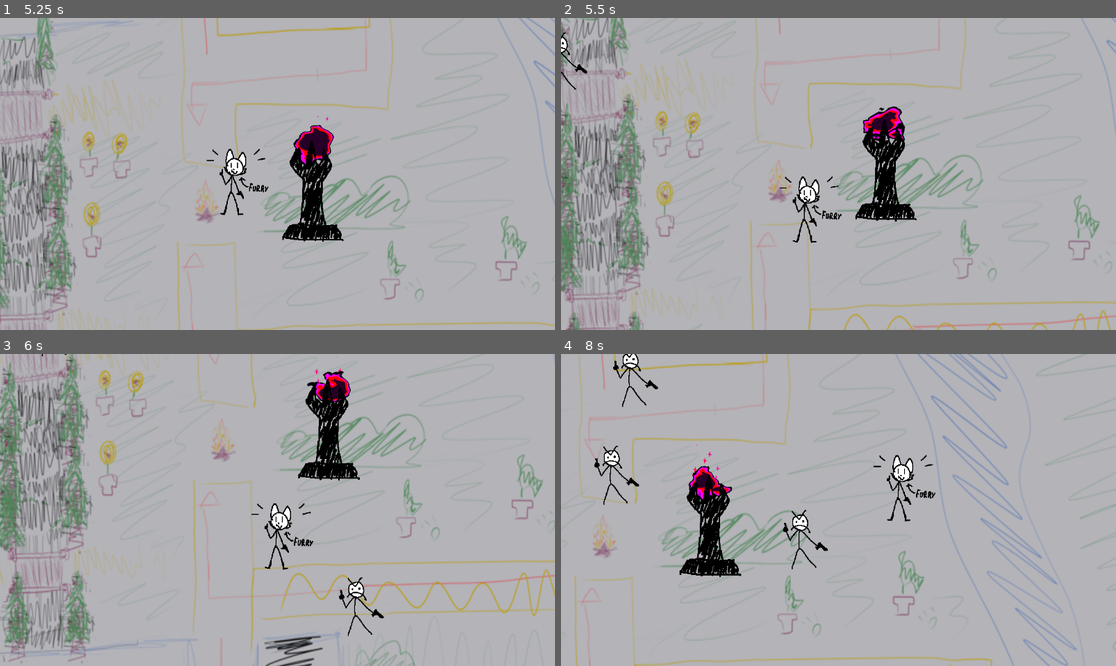
Above: before the commit, frames 1-4 (two rows, left to right).
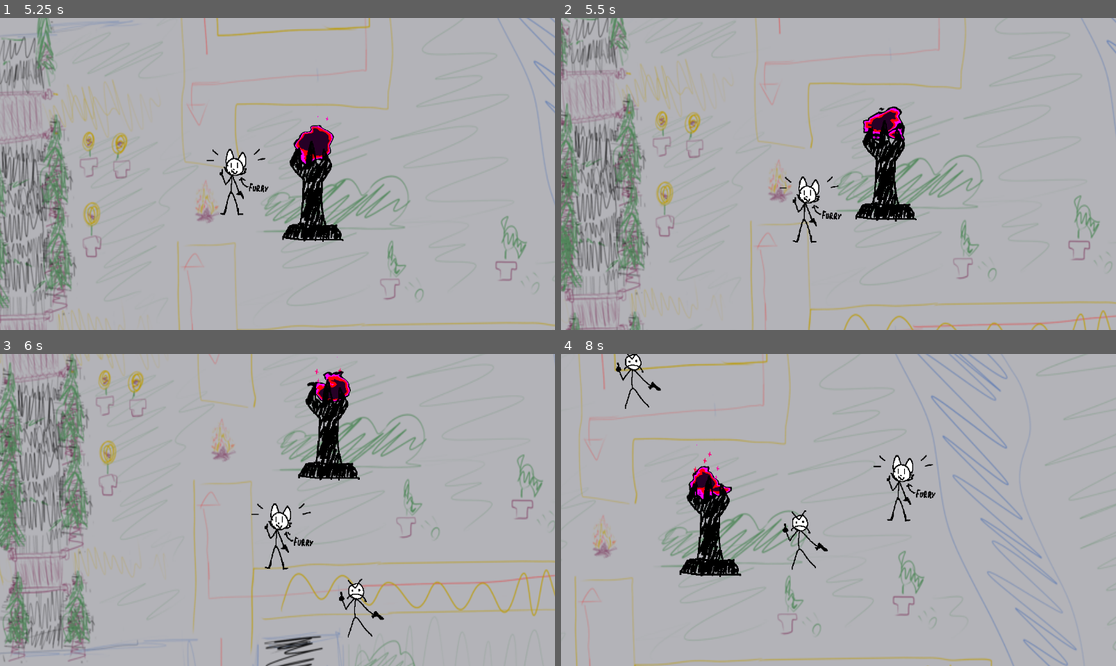
Above: after the commit, the same moments.

Repository: ndvrxd/cultism
Game: Godot game, scene res://scenes/world.tscn
The game is run twice, just before and just after one commit, with the same random seed, the same clock (stepped at 60 frames per second) and the same inputs.
Inputs:
- Up to frame 1 (5.25 s): hold D (right) 0.53-1.28 s; hold S (down) 1.28-2.03 s; hold D (right) 2.03-2.78 s; hold W (up) 2.78-3.53 s; hold A (left) 3.53-5.03 s; hold S (down) from 5.03 s (still down)
- Up to frame 2 (5.5 s): keep holding S (down)
- Up to frame 3 (6 s): release S (down) at 5.78 s; hold D (right) from 5.78 s (still down)
- Up to frame 4 (8 s): release D (right) at 6.53 s; hold W (up) 6.53-7.28 s; hold D (right) from 7.28 s (still down)

Frame 1 is identical in both runs. In frame 2, 0.1% of the frame differs, in the area x 0-5%, y 4-23%; in frame 3, 0.3%; in frame 4, 0.8%, in the area x 6-49%, y 0-70%.

Commit message:
(m) minor aggro logic changes

Diff:
--- a/cult-game-version-0.1/scripts/enemy_ai_basic.gd
+++ b/cult-game-version-0.1/scripts/enemy_ai_basic.gd
@@ -1,16 +1,18 @@
 extends EntityController
 
-const aggroCheckMaxTime:float = 1;
+const aggroCheckMaxTime:float = 2;
 var aggroCheckTimer:float = 0;
 
 # Called every frame. 'delta' is the elapsed time since the previous frame.
 func _physics_process(delta: float) -> void:
+
 	if target != null:
 		nav.target_position = target.global_position;
 		var dir = ent.global_position.direction_to(nav.get_next_path_position());
 		ent.setMoveIntent(dir);
 	else:
 		ent.setMoveIntent(Vector2.ZERO)
+
 	aggroCheckTimer += delta;
 	if aggroCheckTimer > aggroCheckMaxTime:
 		findNewTarget();
--- a/cult-game-version-0.1/scripts/generic/EntityController.gd
+++ b/cult-game-version-0.1/scripts/generic/EntityController.gd
@@ -7,6 +7,7 @@
 func _ready():
 	nav = NavigationAgent2D.new();
 	ent.add_child.call_deferred(nav)
+	#nav.debug_enabled = true;
 
 func findNewTarget(friendlyfire=false) -> void:
 	## stock aggro mechanics for all enemies
@@ -20,8 +21,8 @@
 		var e = i as Entity
 		nav.target_position = e.global_position;
 		if e.team != ent.team or friendlyfire:
-			var dist:float = nav.distance_to_target()
-			if nav.is_target_reachable() and dist < closest:
+			var dist:float = ent.global_position.distance_to(e.global_position)
+			if dist < closest: #nav.is_target_reachable() and dist < closest:
 				if dist < (ent.stat_aggroRange.val + e.stat_aggroNoise.val):
 					target = e;
 					closest = dist;
